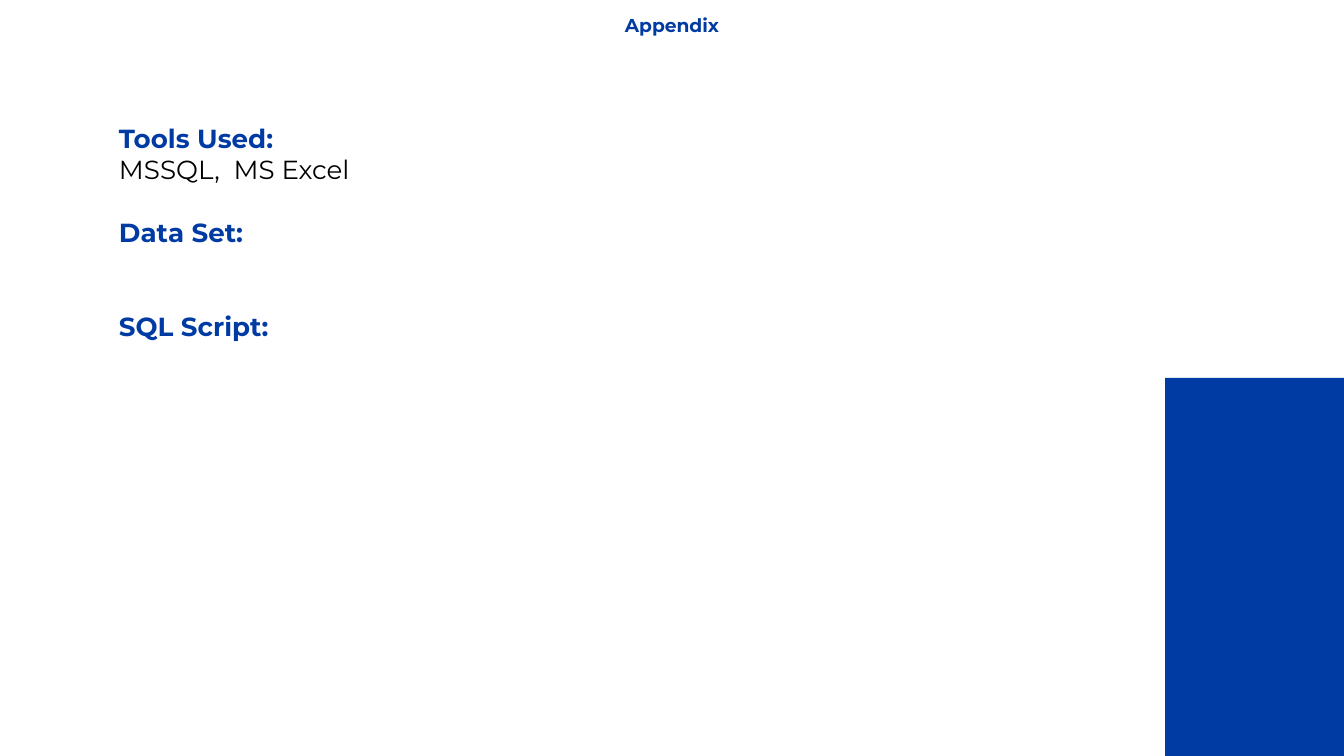
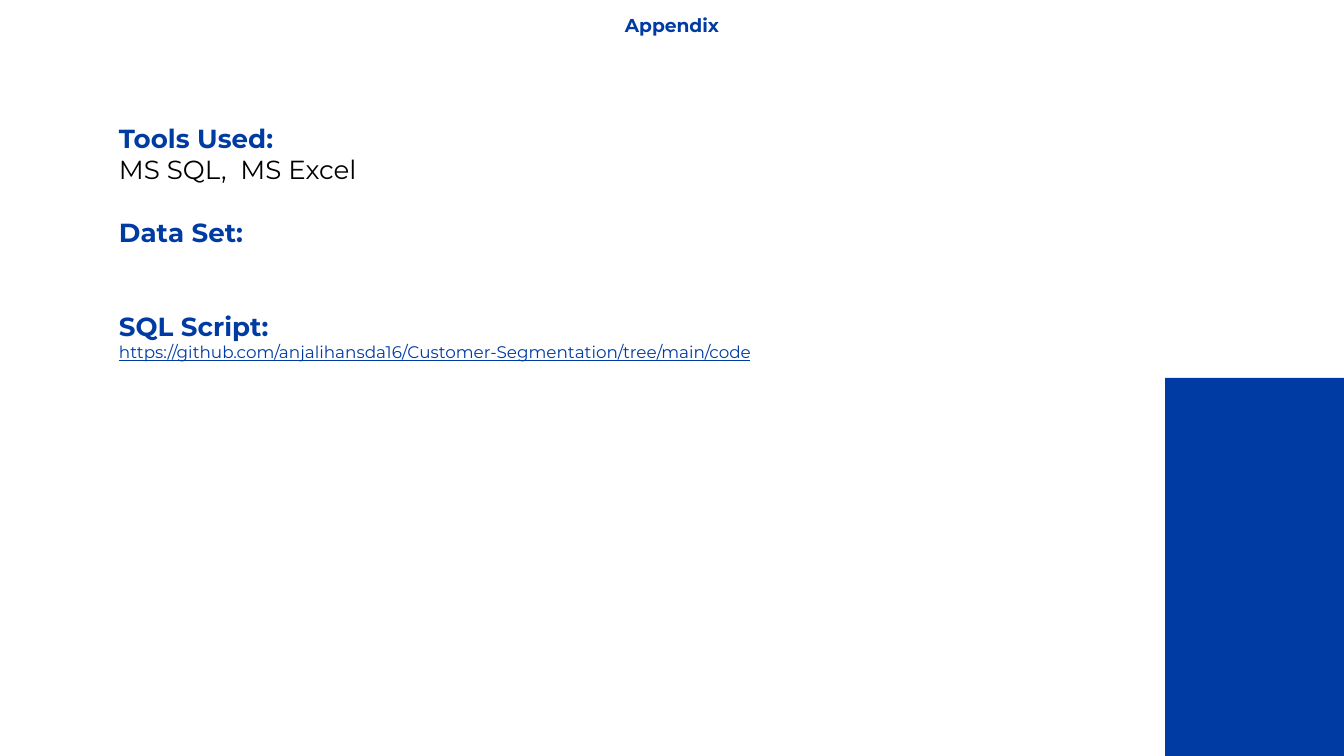
Before and after one commit to anjalihansda16/Customer-Segmentation, a slide deck: slide 28 of ppt/Customer Segmentation.pptx (slide 27 before the commit). Drawn at 1344x756 pixels with LibreOffice and Linux fonts; fonts in the diff are those of the drawing. Boxes give left, top, right and bottom in pixels: in the first picture for what was removed or moved away, otherwise in the second. Text is boxed around its words. In the diff, an @@ line names an element or a change of style, - is before the commit and + after.

```diff
--- a/ppt/Customer Segmentation.pptx
+++ b/ppt/Customer Segmentation.pptx
@@ subtitle at bbox=[119, 159, 356, 183]: spaces changed @@
-MSSQL, MS Excel
+MS SQL, MS Excel
@@ subtitle at bbox=[119, 343, 751, 362]: paragraph added @@
+https://github.com/anjalihansda16/Customer-Segmentation/tree/main/code
```
Also in this commit, not shown: 12 other slides changed, 1 slide added.
